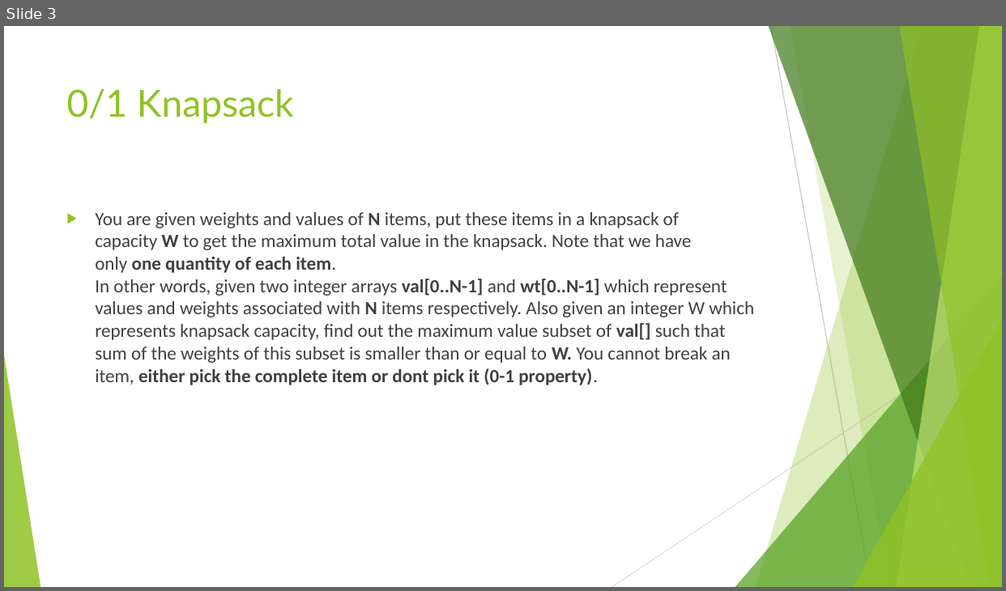
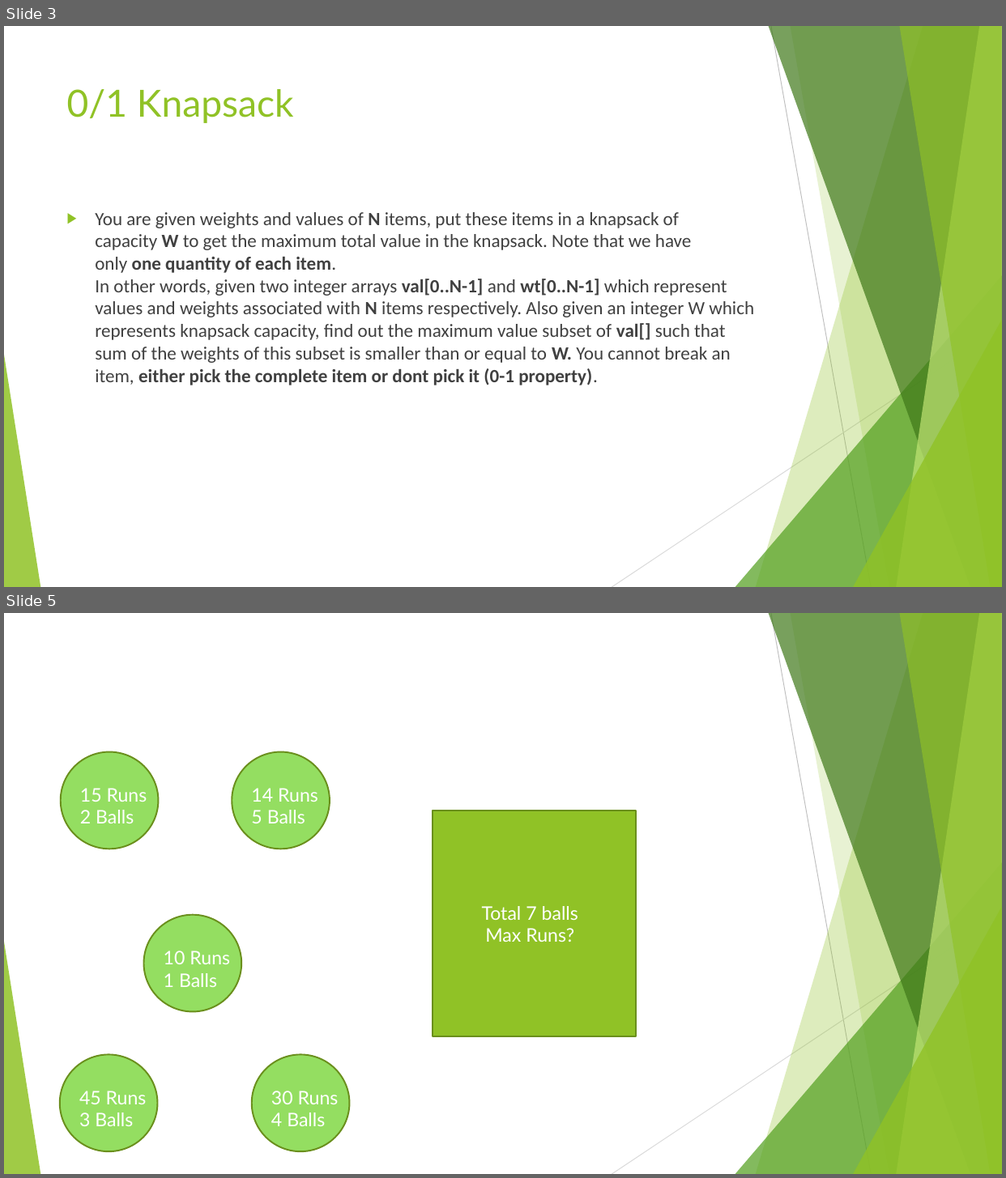
Before and after one commit to sarthaknandwani/ppt_allied_dp, a slide deck: DYNAMIC PROGRAMMING.pptx. Shown one above the other, each under a label of ours: slide 3 before the commit, slides 3 and 5 after it; the slides between them are not shown. The pictures are 1006x591 and 1006x1178 pixels, drawn with LibreOffice and Linux fonts; fonts in the diff are those of the drawing. Boxes give left, top, right and bottom in pixels: in the first picture for what was removed or moved away, otherwise in the second. Text is boxed around its words. In the diff, an @@ line names an element or a change of style, - is before the commit and + after.

```diff
--- a/DYNAMIC PROGRAMMING.pptx
+++ b/DYNAMIC PROGRAMMING.pptx
@@ slide 5 added at (x1=4, y1=613, x2=1002, y2=1174), background #FFFFFF; not listed: 10 template elements that a slide beside it also shows @@
@@ ellipse added at (x1=61, y1=752, x2=159, y2=850), fill #94DE61, outline #6B901C 1.5 pt @@
@@ ellipse added at (x1=232, y1=752, x2=330, y2=850), fill #94DE61, outline #6B901C 1.5 pt @@
@@ text added at (x1=80, y1=788, x2=147, y2=824), 18 pt, text #FFFFFF @@
+15 Runs
+2 Balls
@@ text added at (x1=251, y1=788, x2=318, y2=824), 18 pt, text #FFFFFF @@
+14 Runs
+5 Balls
@@ rectangle added at (x1=433, y1=811, x2=636, y2=1036), fill #90C226, outline #6B901C 1.5 pt @@
@@ ellipse added at (x1=144, y1=914, x2=242, y2=1012), fill #94DE61, outline #6B901C 1.5 pt @@
@@ text added at (x1=482, y1=906, x2=578, y2=942), 18 pt, text #FFFFFF @@
+Total 7 balls
+Max Runs?
@@ text added at (x1=164, y1=951, x2=230, y2=987), 18 pt, text #FFFFFF @@
+10 Runs
+1 Balls
@@ ellipse added at (x1=59, y1=1054, x2=157, y2=1152), fill #94DE61, outline #6B901C 1.5 pt @@
@@ ellipse added at (x1=252, y1=1054, x2=350, y2=1152), fill #94DE61, outline #6B901C 1.5 pt @@
@@ text added at (x1=79, y1=1091, x2=147, y2=1127), 18 pt, text #FFFFFF @@
+45 Runs
+3 Balls
@@ text added at (x1=271, y1=1091, x2=339, y2=1127), 18 pt, text #FFFFFF @@
+30 Runs
+4 Balls
```
Also in this commit, not shown: 1 slide changed, 8 other slides added.
